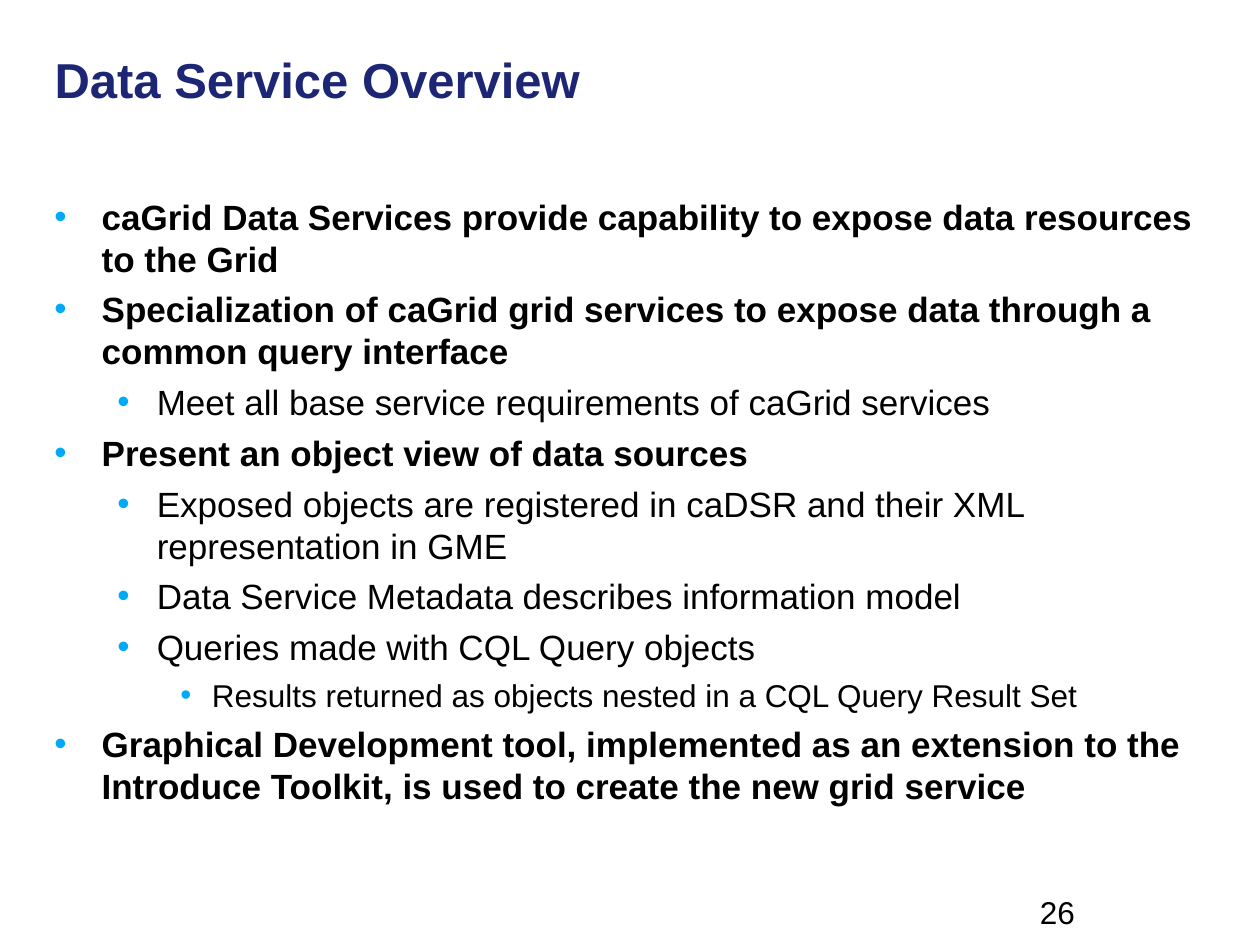
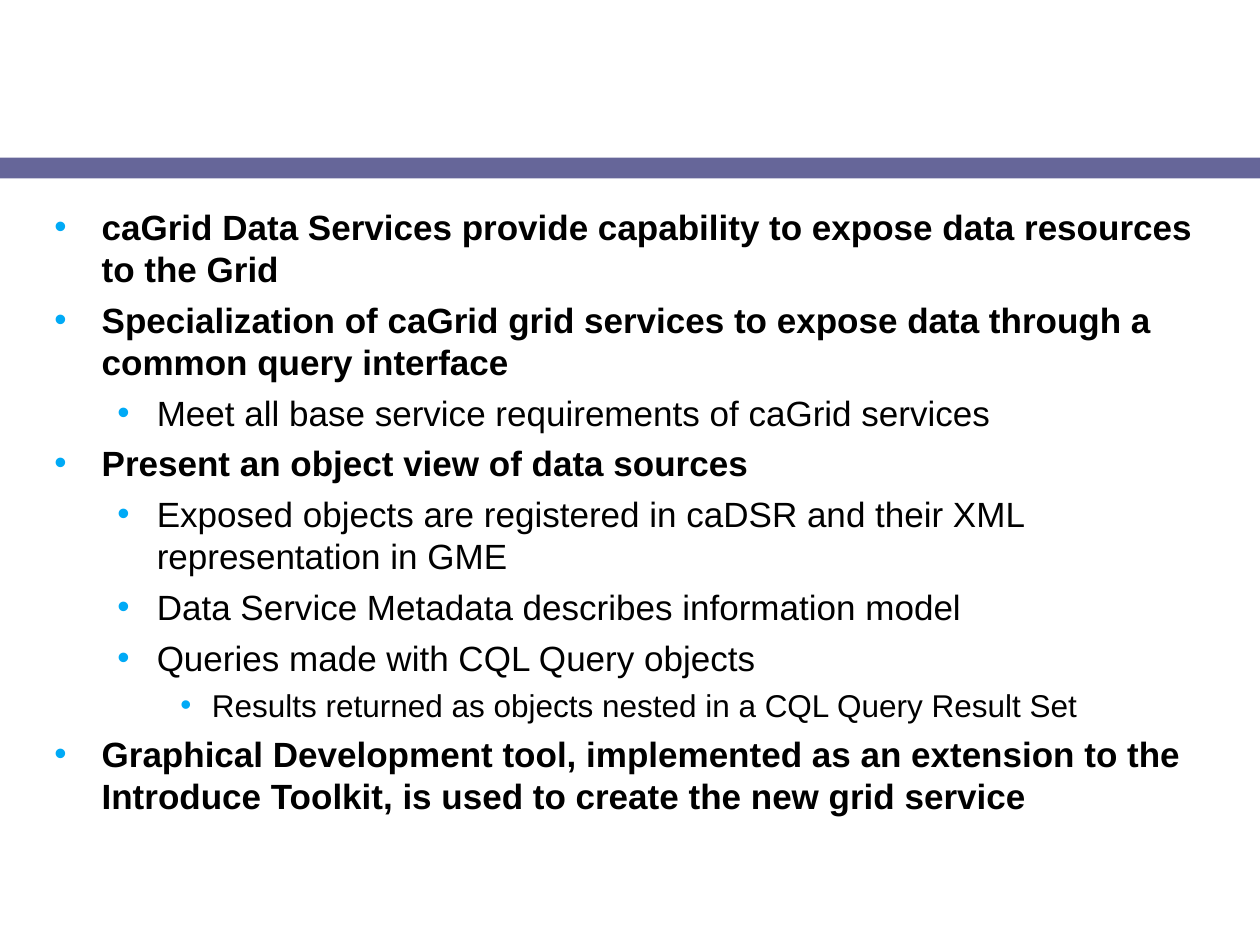
Before and after one commit to NCIP/cagrid-docs, a slide deck: slide 22 of presentations/2008_AnnualMeeting/breakouts/caGrid_Introduce.ppt (slide 26 before the commit). Drawn at 1260x945 pixels with LibreOffice and Linux fonts; fonts in the diff are those of the drawing; background and template pictures are left out. Boxes give left, top, right and bottom in pixels: in the first picture for what was removed or moved away, otherwise in the second. Text is boxed around its words. In the diff, an @@ line names an element or a change of style, - is before the commit and + after.

```diff
--- a/presentations/2008_AnnualMeeting/breakouts/caGrid_Introduce.ppt
+++ b/presentations/2008_AnnualMeeting/breakouts/caGrid_Introduce.ppt
@@ title "Data Service Overview" at (x1=42, y1=0, x2=987, y2=147): size 28 to 24 pt, text colour #1C2674 to #FFFFFF @@
@@ rounded rectangle added at (x1=0, y1=158, x2=1260, y2=179), fill #666699 @@
@@ text "caGrid Data Services provide capability ..." moved from (x1=102, y1=204, x2=1191, y2=805) to (x1=102, y1=214, x2=1191, y2=816) @@
@@ page number removed at (x1=1040, y1=902, x2=1075, y2=925) @@
-26
```
Also in this commit, not shown: 36 other slides changed, 4 slides removed.
